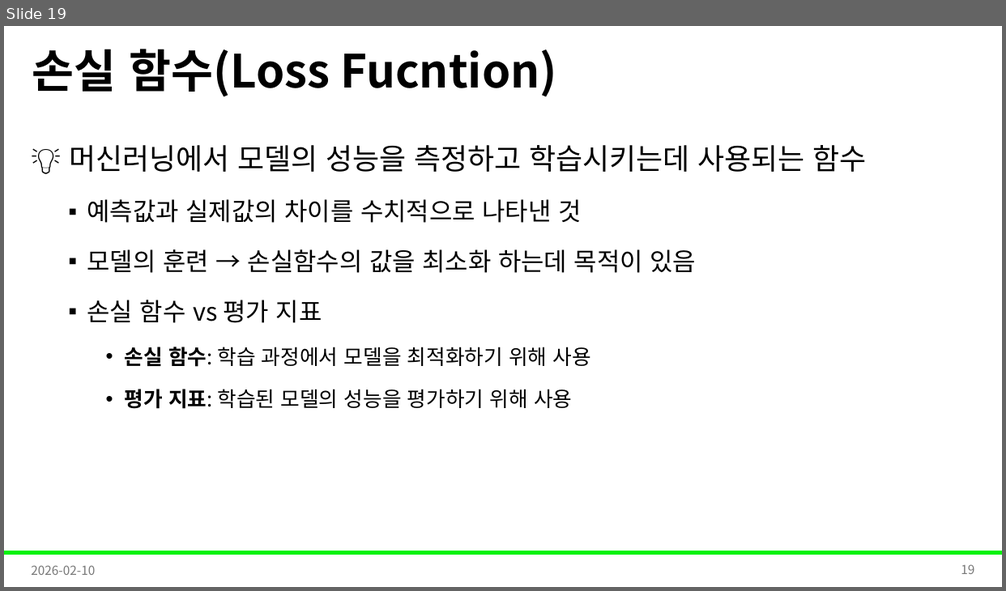
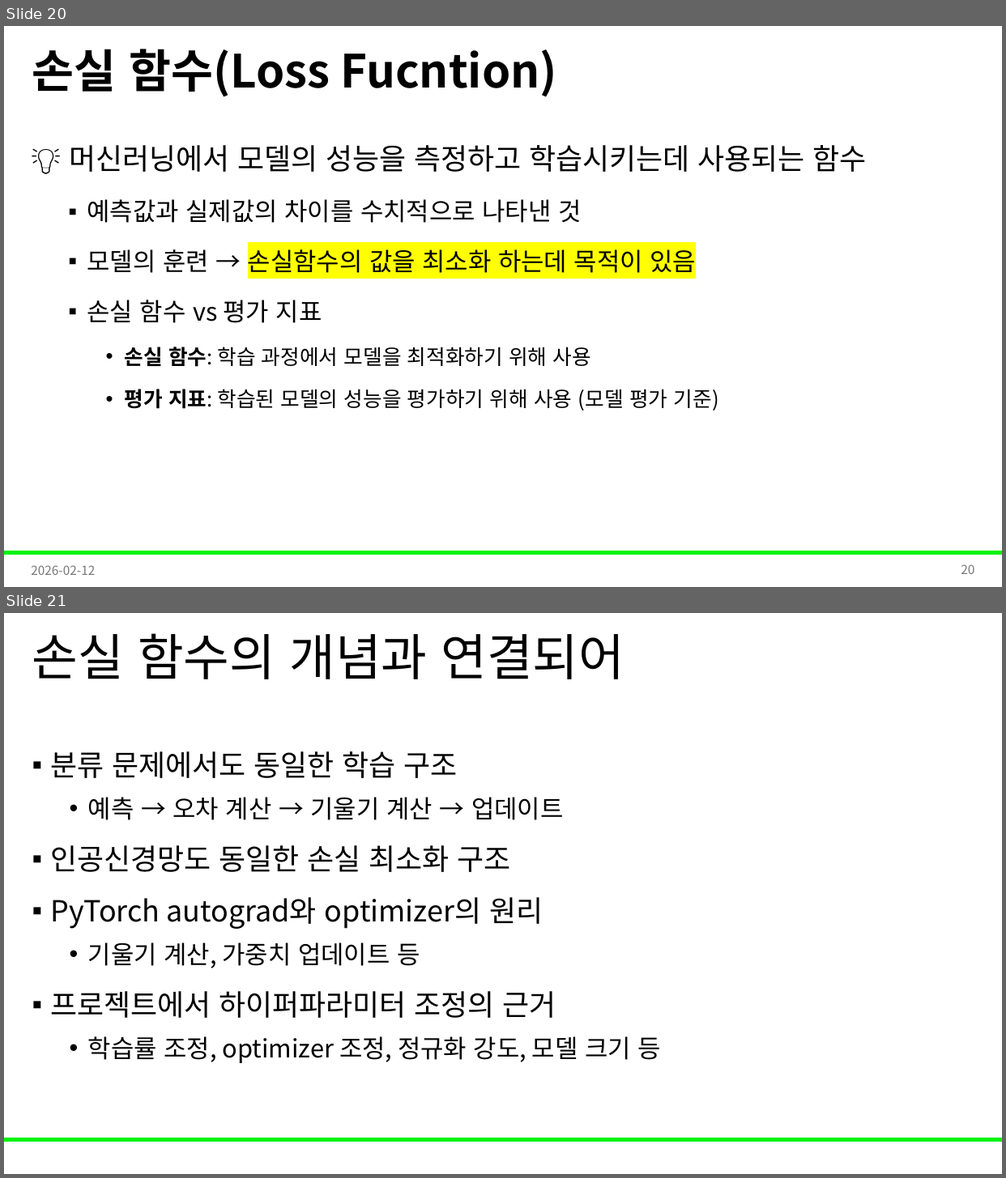
Before and after one commit to Leader-Lesson/KDT_RE_5th, a slide deck: material/5_AI/09_회귀와경사하강법.pptx. Shown one above the other, each under a label of ours: slide 19 before the commit, slides 20 and 21 after it. The pictures are 1006x591 and 1006x1178 pixels, drawn with LibreOffice and Linux fonts; fonts in the diff are those of the drawing; background and template pictures are left out. Boxes give left, top, right and bottom in pixels: in the first picture for what was removed or moved away, otherwise in the second. Text is boxed around its words. In the diff, an @@ line names an element or a change of style, - is before the commit and + after.

Commit message:
ppt 업데이트

```diff
--- a/material/5_AI/09_회귀와경사하강법.pptx
+++ b/material/5_AI/09_회귀와경사하강법.pptx
@@ slide 21 added at (4,613,1002,1174), background #FFFFFF; not listed: 1 template element that a slide beside it also shows @@
@@ title added at (32,633,625,679), 48 pt, text #000000 @@
+손실 함수의 개념과 연결되어
@@ text added at (51,752,661,1063), 28 pt, text #000000 @@
+▪ 분류 문제에서도 동일한 학습 구조
+  • 예측 → 오차 계산 → 기울기 계산 → 업데이트
+▪ 인공신경망도 동일한 손실 최소화 구조
+▪ PyTorch autograd와 optimizer의 원리
+  • 기울기 계산, 가중치 업데이트 등
+▪ 프로젝트에서 하이퍼파라미터 조정의 근거
+  • 학습률 조정, optimizer 조정, 정규화 강도, 모델 크기 등
@@ what was slide 19 is now slide 20 @@
@@ slide 20 changed as well @@
@@ text at (87,246,697,278): highlight none to #FFFF00 in "손실함수의 값을 최소화 하는데 목적이 있음" @@
@@ text at (125,389,719,411): text changed @@
-    • 평가 지표: 학습된 모델의 성능을 평가하기 위해 사용
+    • 평가 지표: 학습된 모델의 성능을 평가하기 위해 사용 (모델 평가 기준)
@@ text at (31,565,95,575): text changed @@
-2026-02-10
+2026-02-12
@@ page number at (961,565,974,574): text changed @@
-19
+20
```
Also in this commit, not shown: 34 other slides changed, 2 other slides added, 2 other files.
